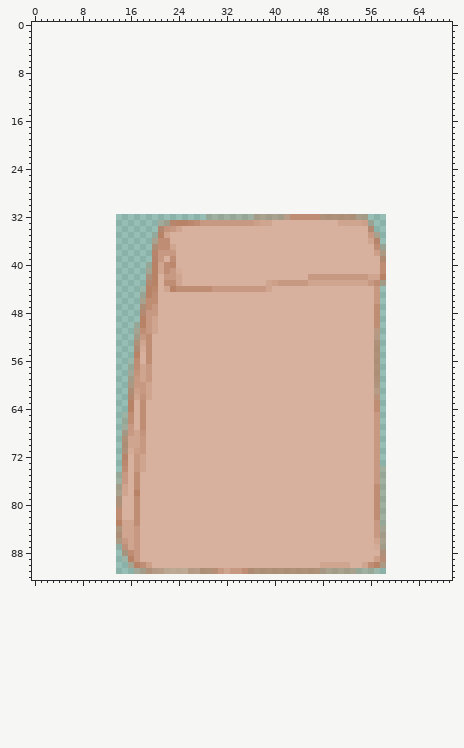
Two states of a sprite sheet, src/burgerBag.png. This is how it looked before the edit.
The file is 45x60 pixels. Pixels under 10% opacity are left out. Colours within 5 levels of each other are drawn and written as one. The old version is drawn lined up with the new one, on the new canvas.
After the commit:
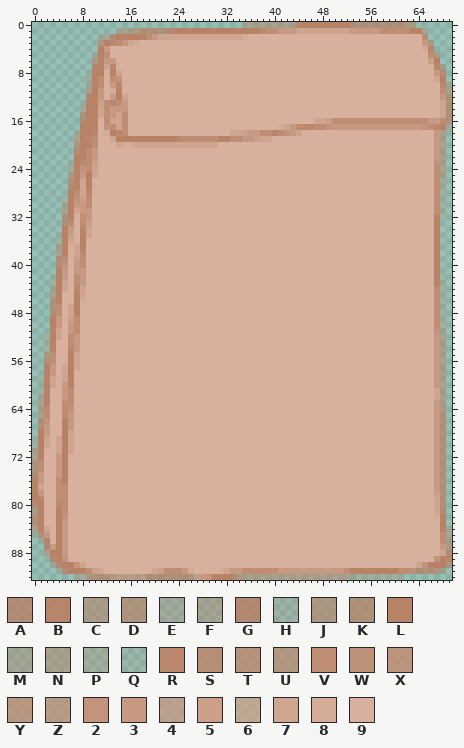
Palette (. is transparent): A #b88166cf  B #b88166ef  C #b882668f  D #b88266af  E #b881674f  F #b881676f  G #b88167df  H #b882672f  J #b882679f  K #b88267bf  L #b88267  M #b981665f  N #b983667f  P #ba82653f  Q #bd84631f  R #bb876d  S #bc886edf  T #bc896fcf  U #bc8a70bf  V #bf8d74  W #c08e75ef  X #c08f76df  Y #c19077cf  Z #c29278bf  2 #c3937b  3 #c79982  4 #c79a82bf  5 #cb9f88  6 #cca28bbf  7 #cfa58f  8 #d3ab96  9 #d7b19d
The edit:
canvas 45x60 -> 70x93, the old top-left corner now at 14,32
Changed rows in their new state; - is an unchanged pixel.
first column x 0:
 0 -----------------------------------ENNNNNNNNGLLLLLLLBKKKKKKKKKDNQ-----
 1 --------------ENNJKKKKKGLLLLLLLLLLLLLLRVV33377777777733333VVVVVLLF----
 2 -----------PFKLLLLLV377777777777777899999999999999999999999999999S----
 3 -----------DLRV378999999999999999999999999999999999999999999999993N---
 4 -----------L399999999999999999999999999999999999999999999999999998B---
 5 ----------ELV99999999999999999999999999999999999999999999999999999VJ--
 6 ----------JL3399999999999999999999999999999999999999999999999999995L--
 7 ----------GL7R99999999999999999999999999999999999999999999999999999RF-
 8 ---------QLL9L799999999999999999999999999999999999999999999999999993A-
 9 ---------MLV9V299999999999999999999999999999999999999999999999999997L-
10 ---------ELV93R99999999999999999999999999999999999999999999999999999RE
11 ---------CL398L99999999999999999999999999999999999999999999999999999VN
12 ---------GL393L799999999999999999999999999999999999999999999999999993D
13 --------QLL5VRV399999999999999999999999999999999999999999999999999997K
14 --------MLL7V33399999999999999999999999999999999999999999999999999997K
15 --------JLL7V37V99999999999999999999999999999999999999999999999999997K
16 --------GLL9V77V9999999999999999999999999999999775VVVVVVVVVVVVVVVV33VD
17 --------LLL92V7V9999999999999999999999999873VRRVV23333333333333332VRLM
18 -------PLLR98LRV9999999999999999977533VVLV23799999999999999999999993N-
19 -------NLRV997LLLLLLLLLLRVVVVVVLLVV335779999999999999999999999999993N-
20 -------JLLV999788777777777777779999999999999999999999999999999999993N-
21 -------ALV3999999999999999999999999999999999999999999999999999999993N-
22 -------LLV3999999999999999999999999999999999999999999999999999999993N-
23 ------HLRV5999999999999999999999999999999999999999999999999999999992N-
24 ------EL2V799999999999999999999999999999999999999999999999999999999VN-
25 ------NL3L799999999999999999999999999999999999999999999999999999999VN-
26 ------KL7L999999999999999999999999999999999999999999999999999999999VE-
27 ------AL7L999999999999999999999999999999999999999999999999999999999VP-
28 ------LV7R999999999999999999999999999999999999999999999999999999999VP-
29 -----HL25V999999999999999999999999999999999999999999999999999999999VP-
30 -----EL33V999999999999999999999999999999999999999999999999999999999VP-
31 -----NL733999999999999999999999999999999999999999999999999999999999VP-
32 -----DL9V3999999999999999999999999999999999999999999999999999999999LH-
33 -----KV9V5999999999999999999999999999999-----------9999999999999999L--
34 -----L39R7999999999999999-------------------------------99999999999L--
35 ----QL59L79999999999999---------------------------------99999999999L--
36 ----PL79L99999999999999---------------------------------99999999999L--
37 ----FL97L999999999999999---------------------------------9999999999L--
38 ----NL97R999999999999999---------------------------------9999999999L--
39 ----KV95V9999999999999-9----------------------------------999999999L--
40 ----A293V999999999999999----------------------------------999999999L--
41 ----L39339999999999999999---------------------------------999999999L--
42 ---QL39V3999999999999-999---------------------999999999999999999999LQ-
43 ---PL79V3999999999999-999--------------9999999999999999999999999999LP-
44 ---ML79R7999999999999-999999999999999999-----------------9999999999VP-
45 ---NL99L7999999999999------------------------------------9999999999VP-
46 ---JL99L8999999999999------------------------------------9999999999VP-
47 ---KV97L9999999999999------------------------------------9999999999VP-
48 ---KV97L9999999999999------------------------------------9999999999VP-
49 ---L395V9999999999999------------------------------------9999999999VP-
50 ---L393V9999999999999------------------------------------9999999999VP-
51 ---L793V9999999999999------------------------------------99999999992M-
52 --PL79V3999999999999-------------------------------------99999999993N-
53 --PL99V3999999999999-------------------------------------99999999993N-
54 --PL99R3999999999999-------------------------------------99999999993N-
55 --NV99L79999999999-9-------------------------------------99999999993N-
56 --KV99L79999999999-9-------------------------------------99999999993N-
57 --L397L7999999999999-------------------------------------99999999993N-
58 --L397L9999999999999-------------------------------------99999999993N-
59 -PL797L9999999999999-------------------------------------99999999993N-
60 -PL793L9999999999999-------------------------------------99999999993N-
61 -PL993V9999999999999-------------------------------------99999999997N-
62 -ML993V9999999999999-------------------------------------99999999997N-
63 -NL99VV9999999999-9--------------------------------------99999999993N-
64 -NV99V29999999999-9--------------------------------------99999999993J-
65 -NV99V39999999999-9--------------------------------------99999999993K-
66 -K299L39999999999-9--------------------------------------99999999993K-
67 -K399L39999999999-9--------------------------------------99999999993K-
68 -L399L7999999999999--------------------------------------99999999993K-
69 -L797L7999999999999--------------------------------------99999999993K-
70 PL797L7999999999999--------------------------------------99999999993K-
71 FL997L7999999999999--------------------------------------99999999993K-
72 NL993L9999999999-99--------------------------------------99999999993K-
73 DV993L9999999999-99--------------------------------------99999999993K-
74 KV993L9999999999-99--------------------------------------99999999993K-
75 K3993L9999999999-9---------------------------------------99999999993K-
76 L399VL9999999999-9---------------------------------------99999999993K-
77 L799VV9999999999-9---------------------------------------99999999993K-
78 L399VV9999999999-9---------------------------------------99999999995K-
79 LR99VV999999999--9---------------------------------------99999999997K-
80 GL99RV999999999--9---------------------------------------99999999997K-
81 NL99LV999999999--9---------------------------------------99999999997A-
82 KL99L2999999999--9---------------------------------------99999999998L-
83 KL99L3999999999999---------------------------------------99999999999L-
84 NL79L3999999999999---------------------------------------99999999999LP
85 QK39L3999999999999---------------------------------------99999999999VM
86 -HL9L3999999999999---------------------------------------99999999999VN
87 --G3L3999999999999---------------------------------------999999999993J
88 --NLL3999999999999----------------------------------------99999999997A
89 ---GL2999999999999---------------------------------------99999999992LL
90 ---HBLL2799999999999----------------------------99999--99999999972LLLC
91 ----HALLLV579999999975VVV3899998----VVVVV33333333333VLLLLLLLLVVTKKKDM-
92 -------PECKKKZZZZZZKKKKKKKK432LLLGDNNNNNNNNNNNNNNNNNNEPPPPPPPQ--------
